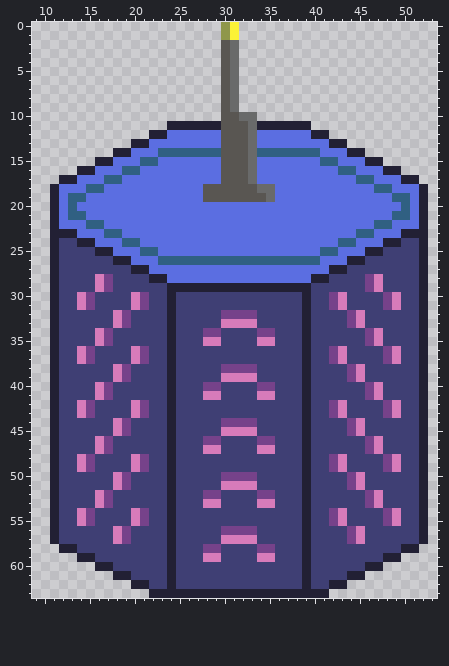
Two versions of one pixel-art file, raw/aseprite/citadel-0001.aseprite. Above: the version before the commit.
64x64 pixels, 1 frame. Shown: x 9..53, y 0..63.
Once edited:
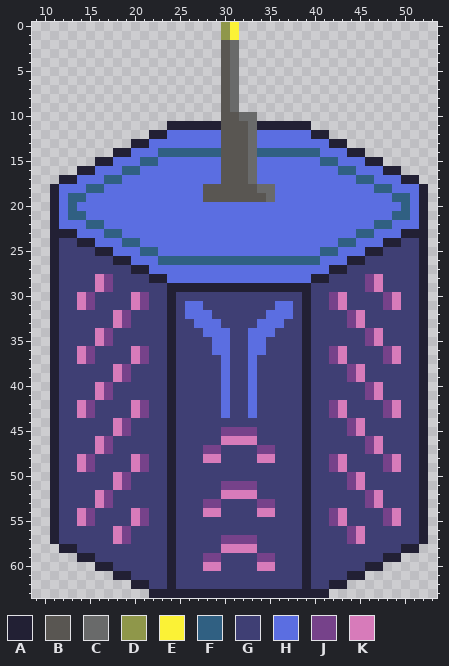
Palette (. is transparent): A #222034  B #595652  C #696a6a  D #8f974a  E #fbf236  F #306082  G #3f3f74  H #5b6ee1  J #76428a  K #d77bba
Change:
layer "yugo_decal" added
Layers "yugo_decal", "Layer 1":
The author changed colour J to colour G in row 32 at x 30 to 33; in row 38 at x 31 to 32; in row 40 at x 28 to 29 and 34 to 35; in row 44 at x 30 to 33; in row 46 at x 28 to 29 and 34 to 35; in row 50 at x 30 to 33.
The author changed colour J to colour G in row 52 at x 28 to 29 and 34 to 35; in row 56 at x 30 to 33; in row 58 at x 28 to 29 and 34 to 35.
The author changed colour K to colour G in row 33 at x 30 to 33; in row 35 at x 28 and 35; in row 39 at x 31 to 32; in row 41 at x 28 to 29 and 34 to 35.
The author changed colour G to colour H in row 31 at x 26 to 27 and 36 to 37; in row 32 at x 26 to 28 and 35 to 37; in row 33 at x 27 to 29 and 34 to 36; in rows 34 to 35 at x 30 and 33; in row 36 at x 29 to 30 and 33 to 34; in row 37 at x 30 and 33.
The author changed colour G to colour H in rows 40 to 43 at x 30 and 33.
The author changed colour J to colour H in row 34 at x 28 to 29 and 34 to 35; in row 38 at x 30 and 33.
The author changed colour K to colour H in row 35 at x 29 and 34; in row 39 at x 30 and 33.
The author changed colour K to colour J in row 45 at x 30 to 33; in row 47 at x 28 to 29 and 34 to 35; in row 51 at x 30 to 33; in row 53 at x 28 to 29 and 34 to 35; in row 57 at x 30 to 33; in row 59 at x 28 to 29 and 34 to 35.
The author changed colour G to colour K in row 46 at x 30 to 33; in row 48 at x 28 to 29 and 34 to 35; in row 52 at x 30 to 33; in row 54 at x 28 to 29 and 34 to 35; in row 58 at x 30 to 33; in row 60 at x 28 to 29 and 34 to 35.
